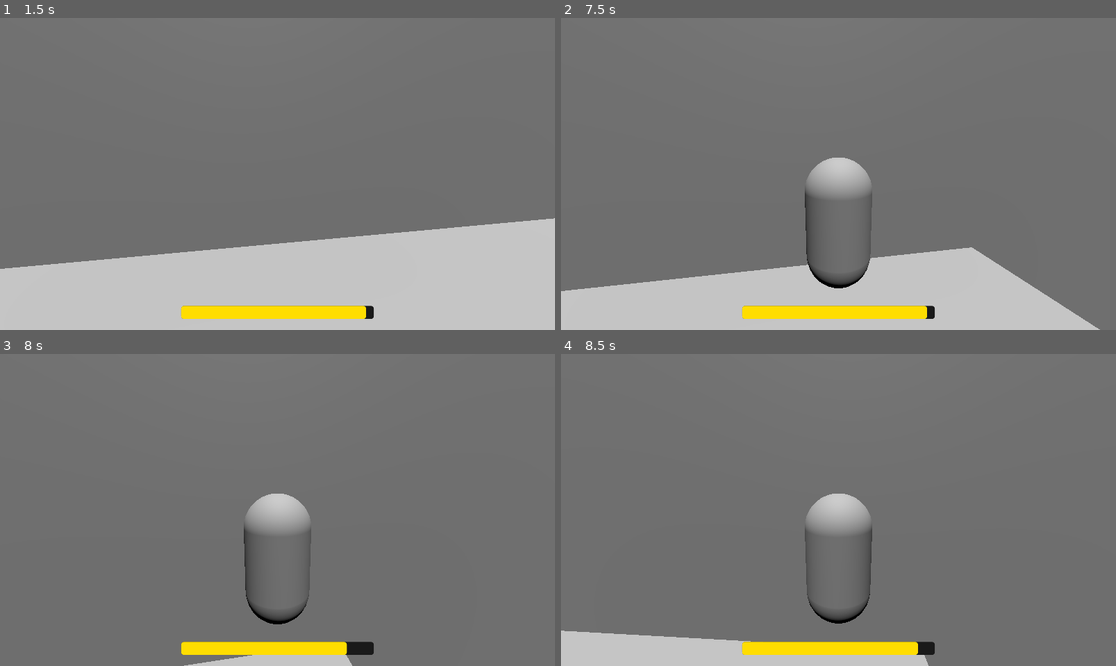
Above: before the commit, frames 1-4 (two rows, left to right).
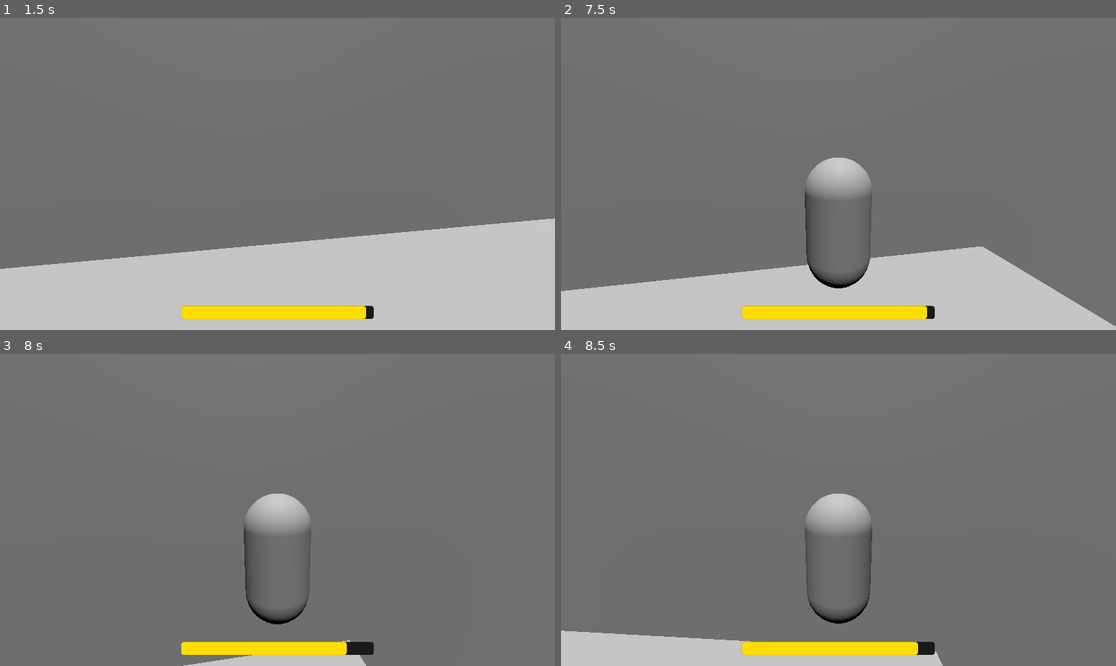
Above: after the commit, the same moments.

Repository: natmar68-cmyk/Rat_Trap
Game: Godot game, scene res://Scenes/menu.tscn
Same seed, same stepped clock (60 frames per second), same inputs: the game is played once before the commit and once after it.
Inputs (mouse positions are in pixels of both pictures, inside the frame that each line leads up to):
- Up to frame 1 (1.5 s): click "Play" at 0.5 s; move the mouse to (305, 174) at 1.27 s; hold W (move_forward) from 1.28 s (still down); hold Ctrl (sprint) from 1.28 s (still down)
- Up to frame 2 (7.5 s): tap Space (jump) at 1.52, 1.82, 2.27, 2.3, 2.57, 2.85, 3.77, 4.07, 4.52, 4.55, 4.82, 5.27, 5.57, 6.77, 6.8, 7.07, 7.35 s; tap E (interact, bound only after the commit) at 1.55, 2.1, 3.8, 5.1, 6.05, 6.6 s; move the mouse to (810, 174) at 2.02 s; release Ctrl (sprint) at 2.03 s; move the mouse to (849, 167) at 2.77 s; hold Ctrl (sprint) 2.78-3.53 s; move the mouse to (832, 180) at 3.52 s; tap Ctrl (sprint) at 3.6, 5.3 s; move the mouse to (877, 177) at 4.27 s; tap F (toggle_camera) at 4.35 s; move the mouse to (794, 170) at 5.02 s; move the mouse to (844, 174) at 5.77 s; hold Ctrl (sprint) 5.78-6.53 s; move the mouse to (816, 167) at 6.52 s; release W (move_forward) at 6.53 s; hold D (move_right) 6.53-7.28 s; move the mouse to (866, 174) at 7.27 s; hold W (move_forward) from 7.28 s (still down); hold Ctrl (sprint) from 7.28 s (still down)
- Up to frame 3 (8 s): keep holding W (move_forward); keep holding Ctrl (sprint); tap Space (jump) at 7.52, 7.82 s
- Up to frame 4 (8.5 s): keep holding W (move_forward); move the mouse to (810, 510) at 8.02 s; release Ctrl (sprint) at 8.03 s; tap Ctrl (sprint) at 8.1 s; tap Space (jump) at 8.27 s; tap E (interact, bound only after the commit) at 8.3 s

Frame 1 is identical in both runs. In frame 2, 0.8% of the frame differs, in the area x 42-100%, y 73-100%; in frame 3, less than 0.1%; in frame 4, less than 0.1%.

Commit message:
Player can climb now

Diff:
--- /dev/null
+++ b/Scenes/Nathan.kitchen - player climbing testing .tscn
@@ -0,0 +1,121 @@
+[gd_scene format=3 uid="uid://dulnipi1s8cch"]
+
+[ext_resource type="PackedScene" uid="uid://chb6j77e846ue" path="res://Scenes/player.tscn" id="1_g80ae"]
+
+[sub_resource type="BoxShape3D" id="BoxShape3D_g80ae"]
+size = Vector3(7.2974854, 14.991425, 8.316406)
+
+[node name="Kitchen" type="Node3D" unique_id=2066472100]
+
+[node name="Floor" type="CSGBox3D" parent="." unique_id=1162045850]
+transform = Transform3D(0.99997985, -0.0029092368, -0.0056352024, 0.002923705, 0.9999925, 0.0025586656, 0.00562771, -0.002575104, 0.9999808, -0.33034497, -0.3239264, 0.024730325)
+use_collision = true
+size = Vector3(100, 0, 100)
+
+[node name="Wall x-" type="CSGBox3D" parent="." unique_id=719272905]
+transform = Transform3D(-4.3711385e-08, -1, 0, 0.9999999, -4.371139e-08, 0, 0, 0, 0.99999994, -50.327, 29.5, 0.025)
+use_collision = true
+size = Vector3(60, 0, 100)
+
+[node name="Wall x+" type="CSGBox3D" parent="." unique_id=461151980]
+transform = Transform3D(-4.3711385e-08, -1, 0, 0.9999999, -4.371139e-08, 0, 0, 0, 0.99999994, 49.5, 29.5, 0.025)
+use_collision = true
+size = Vector3(60, 0, 100)
+
+[node name="Wall y+" type="CSGBox3D" parent="." unique_id=335010111]
+transform = Transform3D(1.9106853e-15, 4.371139e-08, 0.99999994, 0.9999999, -4.371139e-08, 0, 4.3711385e-08, 1, -4.3711385e-08, 0, 29.5, 50)
+use_collision = true
+size = Vector3(60, 0, 100)
+
+[node name="Hole_maker" type="CSGCombiner3D" parent="." unique_id=1170892875]
+transform = Transform3D(1.9106853e-15, 4.371139e-08, 0.99999994, 0.9999999, -4.371139e-08, 0, 4.3711385e-08, 1, -4.3711385e-08, 0, 29.5, -50)
+use_collision = true
+
+[node name="Wall y-" type="CSGBox3D" parent="Hole_maker" unique_id=981362354]
+transform = Transform3D(1, 1.4210855e-14, -8.4703295e-22, -1.4210855e-14, 1, 1.4210855e-14, -8.4703295e-22, -1.4210855e-14, 1, 0, 0, 0)
+use_collision = true
+size = Vector3(60, 1, 101)
+
+[node name="Hole_wall" type="CSGBox3D" parent="Hole_maker" unique_id=1633334237]
+transform = Transform3D(1, 2.0961011e-13, -9.3173624e-21, -2.0961011e-13, 1, 2.0961011e-13, -9.3173624e-21, -2.0961011e-13, 1, -28.5, -4.241, -19.676)
+size = Vector3(3, 7.5, 7.5)
+
+[node name="Hole" type="CSGPolygon3D" parent="Hole_maker" unique_id=1506180309]
+transform = Transform3D(1.1, 0, -1.0658141e-14, -1.0658141e-14, -4.8082526e-08, -1.1, -2.1175824e-22, 1.1, -4.808253e-08, -29.983604, -0.5586586, -19.121819)
+operation = 2
+polygon = PackedVector2Array(2, -2, 0, -2, 0, 0, 2, 0, 2.35, -0.225, 2.575, -0.65, 2.58, -1.25, 2.4, -1.75)
+
+[node name="Hole_room" type="CSGBox3D" parent="Hole_maker" unique_id=451364005]
+transform = Transform3D(1, 2.1316282e-14, -1.0587912e-21, -2.1316282e-14, 1, 2.1316282e-14, -1.0587912e-21, -2.1316282e-14, 1, -28.5, -4.241, -19.676)
+operation = 2
+size = Vector3(2.9, 7.4, 7.2)
+
+[node name="Fridge" type="CSGBox3D" parent="." unique_id=42084637]
+transform = Transform3D(1.9106853e-15, 4.371139e-08, 0.99999994, 0.9999999, -4.371139e-08, 0, 4.3711385e-08, 1, -4.3711385e-08, 6.6307755, 22, -40.87291)
+use_collision = true
+size = Vector3(45, 15, 30)
+
+[node name="Counter -x" type="CSGBox3D" parent="." unique_id=1853158274]
+transform = Transform3D(1.9106853e-15, 4.371139e-08, 0.99999994, 0.9999999, -4.371139e-08, 0, 4.3711385e-08, 1, -4.3711385e-08, -39.802643, 9.866701, -0.116435796)
+use_collision = true
+size = Vector3(20, 100, 20)
+
+[node name="Cupboard -z" type="CSGBox3D" parent="." unique_id=1573001966]
+transform = Transform3D(1.9106853e-15, 4.371139e-08, 0.99999994, 0.9999999, -4.371139e-08, 0, 4.3711385e-08, 1, -4.3711385e-08, -39.802643, 42.105217, -38.261154)
+use_collision = true
+size = Vector3(14.529297, 23.497131, 20)
+
+[node name="Chimney" type="CSGBox3D" parent="." unique_id=2104832627]
+transform = Transform3D(1.9106853e-15, 4.371139e-08, 0.99999994, 0.9999999, -4.371139e-08, 0, 4.3711385e-08, 1, -4.3711385e-08, -39.802643, 42.105217, -2.8357697)
+use_collision = true
+size = Vector3(14.529297, 23.497131, 20)
+
+[node name="Cupboard +z" type="CSGBox3D" parent="." unique_id=1460989941]
+transform = Transform3D(-4.3711385e-08, -1, 0, 0.9999999, -4.371139e-08, 0, 0, 0, 0.99999994, -17.39821, 42.105217, 39.883945)
+use_collision = true
+size = Vector3(14.529297, 23.497131, 20)
+
+[node name="Counter +y" type="CSGBox3D" parent="." unique_id=1114300356]
+transform = Transform3D(-4.3711385e-08, -1, 0, 0.9999999, -4.371139e-08, 0, 0, 0, 0.99999994, -8.647625, 9.8667, 39.808304)
+use_collision = true
+size = Vector3(20, 42.42781, 20)
+
+[node name="Island" type="CSGBox3D" parent="." unique_id=2089766419]
+transform = Transform3D(-4.3711385e-08, -1, 0, 0.9999999, -4.371139e-08, 0, 0, 0, 0.99999994, 1.1757555, 9.79906, -1.3498305)
+use_collision = true
+size = Vector3(20, 28.267048, 23.901367)
+
+[node name="Shelf" type="CSGBox3D" parent="." unique_id=847364875]
+transform = Transform3D(1, 0, 0, 0, 1, 0, 0, 0, 1, 45.73134, 35.675278, -25.228111)
+use_collision = true
+size = Vector3(7.5, 1, 40)
+
+[node name="Shelf2" type="CSGBox3D" parent="." unique_id=11538325]
+transform = Transform3D(1, 0, 0, 0, 1, 0, 0, 0, 1, 45.73134, 28.373306, 17.78783)
+use_collision = true
+size = Vector3(7.5, 1, 40)
+
+[node name="Player" parent="." unique_id=757251869 instance=ExtResource("1_g80ae")]
+transform = Transform3D(1, 0, 0, 0, 1, 0, 0, 0, 1, 12.726826, 26.810509, 7.7609177)
+
+[node name="DirectionalLight3D" type="DirectionalLight3D" parent="." unique_id=1762153572]
+transform = Transform3D(1, 0, 0, 0, 0.046025537, 0.9989403, 0, -0.9989403, 0.046025537, 0, 43, 0)
+sky_mode = 1
+
+[node name="DirectionalLight3D2" type="DirectionalLight3D" parent="." unique_id=2141064549]
+transform = Transform3D(1, 0, 0, 0, 0.4909342, 0.8711966, 0, -0.8711966, 0.4909342, 0, 43, 34.827698)
+sky_mode = 1
+
+[node name="StaticBody3D" type="StaticBody3D" parent="." unique_id=67421323 groups=["climbable"]]
+transform = Transform3D(1, 0, 0, 0, 1, 0, 0, 0, 1, 22.904778, 0, 0)
+
+[node name="MeshInstance3D" type="MeshInstance3D" parent="StaticBody3D" unique_id=2007314145]
+
+[node name="CollisionShape3D" type="CollisionShape3D" parent="StaticBody3D" unique_id=584913343]
+transform = Transform3D(1, 0, 0, 0, 1, 0, 0, 0, 1, 3.1487427, 6.9957123, -3.6582031)
+shape = SubResource("BoxShape3D_g80ae")
+debug_color = Color(0, 0.5794125, 0.80703056, 0.41960785)
+
+[node name="CSGBox3D" type="CSGBox3D" parent="StaticBody3D" unique_id=296255180]
+transform = Transform3D(1, 0, 0, 0, 1, 0, 0, 0, 1, 3.1791382, 7.001892, -3.6311646)
+size = Vector3(7.3582764, 15.003784, 8.262329)
--- a/Scripts/player.gd
+++ b/Scripts/player.gd
@@ -1,4 +1,5 @@
 extends CharacterBody3D
+
 # Movement
 const SPEED = 10.0
 const SPRINT_SPEED = 20.0
@@ -11,8 +12,17 @@
 const STAMINA_MAX = 100.0
 const STAMINA_DRAIN = 20.0
 const STAMINA_REGEN = 20.0
+# Climbing
+const CLIMB_SPEED = 6.0
+const CLIMB_DETECT_DIST = 1.2
+const VAULT_BOOST = 8.0
+const MESH_TILT_SPEED = 8.0
+const CAM_TILT_SPEED = 5.0
+
 var stamina := STAMINA_MAX
 var exhausted := false
+var is_climbing := false
+var climb_normal := Vector3.ZERO
 
 @onready var head: Node3D = $Head
 @onready var fp_camera: Camera3D = $Head/Camera3D
@@ -22,6 +32,10 @@
 
 var tp_camera: Camera3D = null
 var is_first_person := true
+
+# Target head pitch for climbing camera tilt
+var target_head_pitch := 0.0
+var override_head_pitch := false
 
 func _ready() -> void:
 	Input.set_mouse_mode(Input.MOUSE_MODE_CAPTURED)
@@ -32,7 +46,6 @@
 	body_mesh.visible = false
 	stamina_bar.max_value = STAMINA_MAX
 	stamina_bar.value = stamina
-	# Vignette setup
 	vignette.set_anchors_and_offsets_preset(Control.PRESET_FULL_RECT)
 	vignette.z_index = 10
 	vignette.mouse_filter = Control.MOUSE_FILTER_IGNORE
@@ -52,6 +65,7 @@
 	mat.set_shader_parameter("intensity", 0.0)
 	vignette.material = mat
 	_connect_enemies()
+
 func _input(event: InputEvent) -> void:
 	if Input.is_action_just_pressed("toggle_camera"):
 		if tp_camera == null:
@@ -64,22 +78,40 @@
 		else:
 			tp_camera.make_current()
 			body_mesh.visible = true
+
 	if event is InputEventMouseMotion and Input.get_mouse_mode() == Input.MOUSE_MODE_CAPTURED:
 		rotate_y(-event.relative.x * MOUSE_SENSITIVITY)
-		head.rotate_x(-event.relative.y * MOUSE_SENSITIVITY)
-		head.rotation.x = clamp(head.rotation.x, -PITCH_LIMIT, PITCH_LIMIT)
+		if not override_head_pitch:
+			head.rotate_x(-event.relative.y * MOUSE_SENSITIVITY)
+			head.rotation.x = clamp(head.rotation.x, -PITCH_LIMIT, PITCH_LIMIT)
+
 	if Input.is_action_just_pressed("ui_cancel"):
 		if Input.get_mouse_mode() == Input.MOUSE_MODE_CAPTURED:
 			Input.set_mouse_mode(Input.MOUSE_MODE_VISIBLE)
 		else:
 			Input.set_mouse_mode(Input.MOUSE_MODE_CAPTURED)
 
+	if Input.is_action_just_pressed("interact"):
+		if is_climbing:
+			_exit_climb()
+		else:
+			_try_enter_climb()
+
 func _physics_process(delta: float) -> void:
-	# Gravity
+	if is_climbing:
+		_process_climbing(delta)
+	else:
+		_process_normal(delta)
+	_update_mesh_rotation(delta)
+	_update_camera_tilt(delta)
+
+# ── Normal movement ────────────────────────────────────────────────────────────
+
+func _process_normal(delta: float) -> void:
 	if not is_on_floor():
 		velocity.y -= GRAVITY * delta
-	# Stamina
-	var can_sprint = Input.is_action_pressed("sprint") and stamina > 0 and not exhausted
+
+	var can_sprint := Input.is_action_pressed("sprint") and stamina > 0 and not exhausted
 	if can_sprint:
 		stamina = max(stamina - STAMINA_DRAIN * delta, 0)
 		if stamina == 0:
@@ -89,22 +121,161 @@
 		if exhausted and stamina == STAMINA_MAX:
 			exhausted = false
 	stamina_bar.value = stamina
-	# Vignette
 	_update_vignette(delta)
-	# Movement
-	var speed = SPRINT_SPEED if can_sprint else SPEED
+
+	var speed := SPRINT_SPEED if can_sprint else SPEED
 	var input_dir := Input.get_vector("move_left", "move_right", "move_forward", "move_back")
-	var direction = (transform.basis * Vector3(input_dir.x, 0, input_dir.y)).normalized()
+	var direction := (transform.basis * Vector3(input_dir.x, 0, input_dir.y)).normalized()
 	if direction:
 		velocity.x = direction.x * speed
 		velocity.z = direction.z * speed
 	else:
 		velocity.x = move_toward(velocity.x, 0, speed)
 		velocity.z = move_toward(velocity.z, 0, speed)
-	move_and_slide()
+
 	if Input.is_action_just_pressed("jump") and is_on_floor():
 		velocity.y = JUMP_VELOCITY
+
+	move_and_slide()
+
+# ── Climbing ───────────────────────────────────────────────────────────────────
+
+func _try_enter_climb() -> void:
+	var result: Dictionary = _get_nearby_climbable()
+	if result.is_empty():
+		return
+
+	climb_normal = result["normal"]
+
+	if abs(climb_normal.dot(Vector3.UP)) > 0.9:
+		return
+
+	is_climbing = true
+	velocity = Vector3.ZERO
+
+	# Rotate player yaw to face the wall
+	var flat_normal := Vector3(climb_normal.x, 0, climb_normal.z).normalized()
+	var angle := Vector3.FORWARD.signed_angle_to(-flat_normal, Vector3.UP)
+	rotation.y = angle
+
+	# Tilt camera to look upward (face the wall surface)
+	target_head_pitch = PI / 2.0
+	override_head_pitch = true
+
+func _exit_climb() -> void:
+	is_climbing = false
+	climb_normal = Vector3.ZERO
+	velocity = Vector3.ZERO
+	target_head_pitch = 0.0
+	override_head_pitch = false
+
+func _process_climbing(delta: float) -> void:
+	var into_wall := -climb_normal * 3.0
+	var input_dir := Input.get_vector("move_left", "move_right", "move_forward", "move_back")
+	var wall_right := Vector3.UP.cross(climb_normal).normalized()
+
+	var moving_up := input_dir.y < 0.0
+	if moving_up and _can_vault_over():
+		_do_vault()
+		return
+
+	var move := (wall_right * input_dir.x + Vector3.UP * -input_dir.y) * CLIMB_SPEED
+	velocity.x = move.x + into_wall.x
+	velocity.y = move.y
+	velocity.z = move.z + into_wall.z
+
+	if Input.is_action_just_pressed("jump"):
+		_exit_climb()
+		velocity = climb_normal * 5.0
+		velocity.y = JUMP_VELOCITY
 		move_and_slide()
+		return
+
+	move_and_slide()
+
+	if _get_nearby_climbable().is_empty() or is_on_floor():
+		_exit_climb()
+
+	stamina = min(stamina + STAMINA_REGEN * 0.5 * delta, STAMINA_MAX)
+	stamina_bar.value = stamina
+	_update_vignette(delta)
+
+func _can_vault_over() -> bool:
+	var space := get_world_3d().direct_space_state
+
+	var chest_origin := global_position + Vector3.UP * 0.5
+	var chest_target := chest_origin + (-climb_normal) * CLIMB_DETECT_DIST
+	var chest_query := PhysicsRayQueryParameters3D.create(chest_origin, chest_target)
+	chest_query.exclude = [self]
+	var chest_hit: Dictionary = space.intersect_ray(chest_query)
+
+	var over_origin := global_position + Vector3.UP * 1.8 + (-climb_normal) * 0.8
+	var over_target := over_origin + Vector3.UP * 0.5
+	var over_query := PhysicsRayQueryParameters3D.create(over_origin, over_target)
+	over_query.exclude = [self]
+	var over_hit: Dictionary = space.intersect_ray(over_query)
+
+	return chest_hit.is_empty() and over_hit.is_empty()
+
+func _do_vault() -> void:
+	var saved_normal := climb_normal
+	_exit_climb()
+	velocity.y = VAULT_BOOST
+	velocity += -saved_normal * SPEED
+
+func _get_nearby_climbable() -> Dictionary:
+	var space := get_world_3d().direct_space_state
+	var probe_dirs: Array[Vector3] = [
+		-global_transform.basis.z,
+		global_transform.basis.z,
+		global_transform.basis.x,
+		-global_transform.basis.x,
+	]
+	for dir in probe_dirs:
+		var query := PhysicsRayQueryParameters3D.create(
+			global_position,
+			global_position + dir * CLIMB_DETECT_DIST
+		)
+		query.exclude = [self]
+		var hit: Dictionary = space.intersect_ray(query)
+		if hit.is_empty():
+			continue
+		var collider = hit["collider"]
+		if collider is Node and collider.is_in_group("climbable"):
+			return {"normal": hit["normal"], "position": hit["position"]}
+	return {}
+
+# ── Mesh rotation ──────────────────────────────────────────────────────────────
+
+func _update_mesh_rotation(delta: float) -> void:
+	var target_basis: Basis
+	if is_climbing:
+		# Build target in GLOBAL space then convert to local so player yaw doesn't affect it
+		var world_up := climb_normal
+		var world_fwd := Vector3.UP
+		if abs(world_up.dot(world_fwd)) > 0.99:
+			world_fwd = Vector3.FORWARD
+		var world_right := world_fwd.cross(world_up).normalized()
+		world_fwd = world_up.cross(world_right).normalized()
+		var global_target := Basis(world_right, world_up, -world_fwd)
+		# Convert to local space of the CharacterBody3D
+		target_basis = global_transform.basis.inverse() * global_target
+	else:
+		target_basis = Basis()
+
+	var current_quat := Quaternion(body_mesh.transform.basis.orthonormalized())
+	var target_quat := Quaternion(target_basis.orthonormalized())
+	var new_quat := current_quat.slerp(target_quat, clamp(MESH_TILT_SPEED * delta, 0.0, 1.0))
+	body_mesh.transform.basis = Basis(new_quat)
+
+# ── Camera tilt ────────────────────────────────────────────────────────────────
+
+func _update_camera_tilt(delta: float) -> void:
+	if not override_head_pitch:
+		return
+	head.rotation.x = lerp(head.rotation.x, target_head_pitch, clamp(CAM_TILT_SPEED * delta, 0.0, 1.0))
+
+# ── Vignette & enemies ─────────────────────────────────────────────────────────
 
 func _update_vignette(delta: float) -> void:
 	var mat := vignette.material as ShaderMaterial
@@ -114,14 +285,14 @@
 	var current: float = raw if raw != null else 0.0
 	var target: float
 	if exhausted:
-		var pulse = (sin(Time.get_ticks_msec() * 0.005) + 1.0) * 0.5
+		var pulse := (sin(Time.get_ticks_msec() * 0.005) + 1.0) * 0.5
 		target = lerp(0.05, 0.25, pulse)
 	else:
 		target = 0.0
 	var new_intensity := move_toward(current, target, delta * 3.0)
 	mat.set_shader_parameter("intensity", new_intensity)
+
 func _connect_enemies() -> void:
-	# Connect any enemies already in the scene
 	for enemy in get_tree().get_nodes_in_group("enemy"):
 		if not enemy.player_hit.is_connected(_on_player_hit):
 			enemy.player_hit.connect(_on_player_hit)
--- a/project.godot
+++ b/project.godot
@@ -56,6 +56,11 @@
 "events": [Object(InputEventKey,"resource_local_to_scene":false,"resource_name":"","device":-1,"window_id":0,"alt_press …(191 unchanged characters)…
 ]
 }
+interact={
+"deadzone": 0.2,
+"events": [Object(InputEventKey,"resource_local_to_scene":false,"resource_name":"","device":-1,"window_id":0,"alt_pressed":false,"shift_pressed":false,"ctrl_pressed":false,"meta_pressed":false,"pressed":false,"keycode":0,"physical_keycode":69,"key_label":0,"unicode":101,"location":0,"echo":false,"script":null)
+]
+}
 
 [physics]
 
